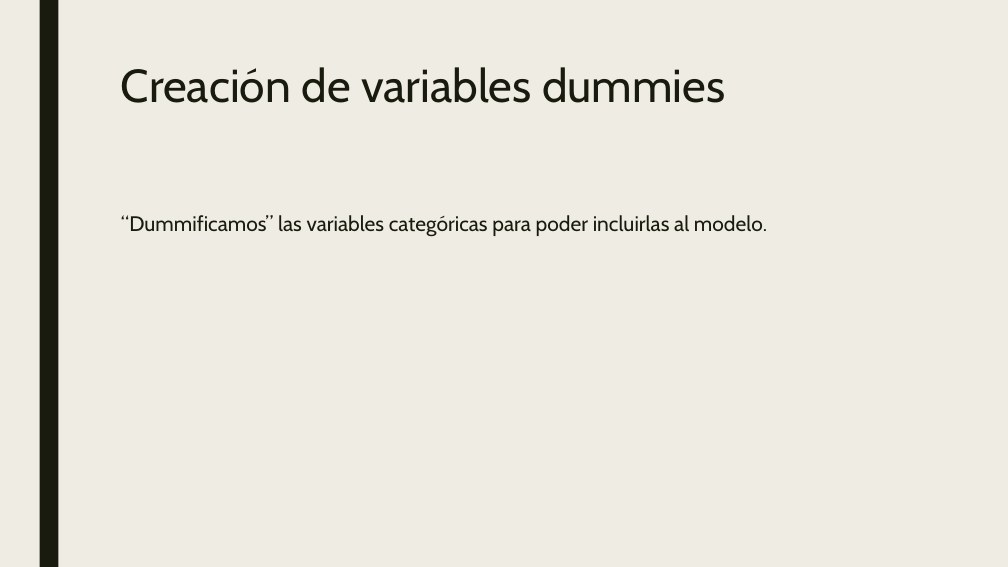
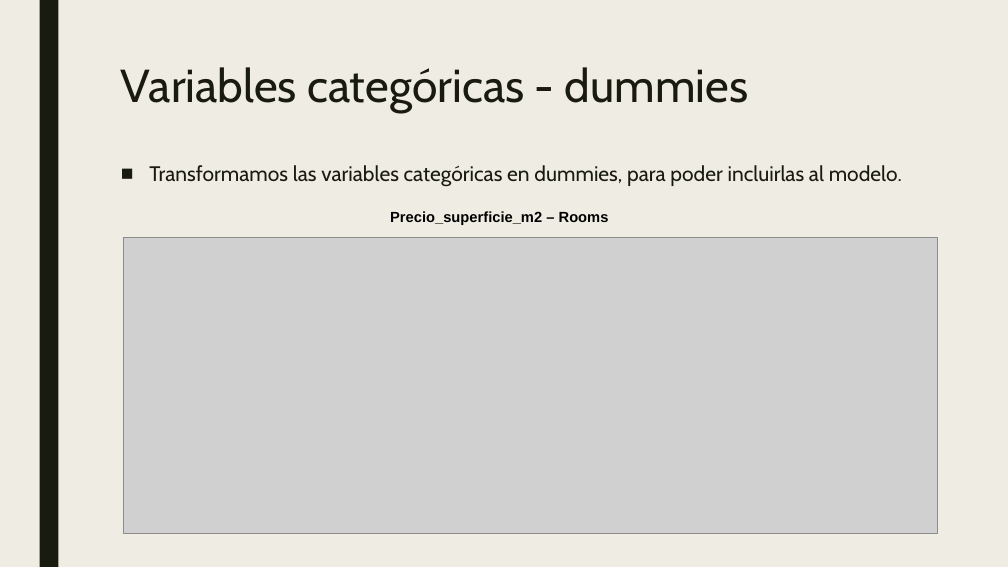
Before and after one commit to varelapablos/Desafio1-G3, a slide deck: slide 9 of Presentación - Desafio 2 - Regresión Lineal Properati.pptx (slide 12 before the commit). Drawn at 1008x567 pixels with LibreOffice and Linux fonts; fonts in the diff are those of the drawing; grey boxes stand for pictures. Boxes give left, top, right and bottom in pixels: in the first picture for what was removed or moved away, otherwise in the second. Text is boxed around its words. In the diff, an @@ line names an element or a change of style, - is before the commit and + after.

```diff
--- a/Presentación - Desafio 2 - Regresión Lineal Properati.pptx
+++ b/Presentación - Desafio 2 - Regresión Lineal Properati.pptx
@@ title at (x1=121, y1=67, x2=748, y2=113): text changed @@
-Creación de variables dummies
+Variables categóricas - dummies
@@ text at (x1=149, y1=165, x2=902, y2=187): text changed @@
-“Dummificamos” las variables categóricas para poder incluirlas al modelo.
+■ Transformamos las variables categóricas en dummies, para poder incluirlas al modelo.
@@ picture added at (x1=123, y1=237, x2=937, y2=534) @@
@@ text added at (x1=390, y1=211, x2=609, y2=225), 14 pt, text #000000, bold @@
+Precio_superficie_m2 – Rooms
```
Also in this commit, not shown: 11 other slides changed, 3 slides added, 4 slides removed, 1 other file.
